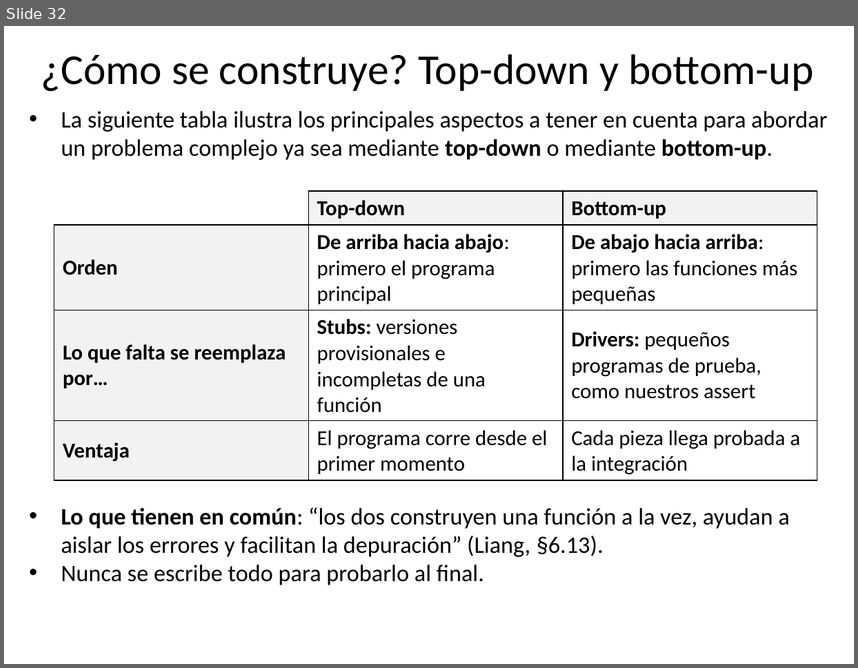
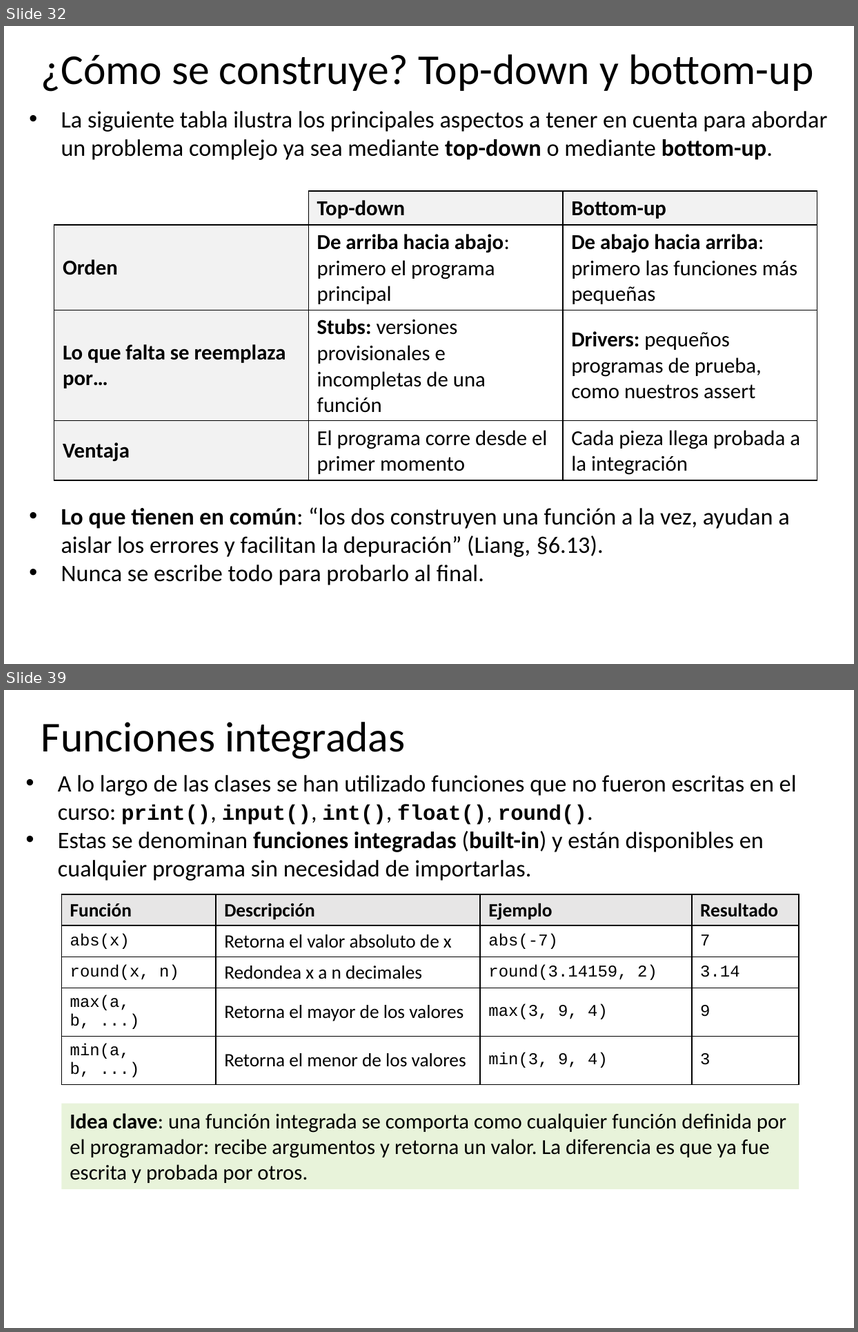
Before and after one commit to algoritmos-UdeA/logica1-20262, a slide deck: clases/10/teoria/clase-10.pptx. Shown one above the other, each under a label of ours: slide 32 before the commit, slides 32 and 39 after it; the slides between them are not shown. The pictures are 858x668 and 858x1332 pixels, drawn with LibreOffice and Linux fonts; fonts in the diff are those of the drawing. Boxes give left, top, right and bottom in pixels: in the first picture for what was removed or moved away, otherwise in the second. Text is boxed around its words. In the diff, an @@ line names an element or a change of style, - is before the commit and + after.

```diff
--- a/clases/10/teoria/clase-10.pptx
+++ b/clases/10/teoria/clase-10.pptx
@@ slide 39 added at bbox=[4, 690, 854, 1328], background #FFFFFF @@
@@ title added at bbox=[41, 722, 405, 759], 36 pt, text #000000 @@
+Funciones integradas
@@ text added at bbox=[58, 775, 797, 880], 20 pt, text #000000 @@
+• A lo largo de las clases se han utilizado funciones que no fueron escritas en el curso: print(), input(), int(), float(), round().
+• Estas se denominan funciones integradas (built-in) y están disponibles en cualquier programa sin necesidad de importarlas.
@@ table added at bbox=[62, 894, 799, 1080], 5 rows, 4 columns @@
+Función | Descripción | Ejemplo | Resultado
+abs(x) | Retorna el valor absoluto de x | abs(-7) | 7
+round(x, n) | Redondea x a n decimales | round(3.14159, 2) | 3.14
+max(a, b, ...) | Retorna el mayor de los valores | max(3, 9, 4) | 9
+min(a, b, ...) | Retorna el menor de los valores | min(3, 9, 4) | 3
@@ rectangle added at bbox=[62, 1103, 800, 1189], fill #E8F3DA, 18 pt, text #000000 @@
+Idea clave: una función integrada se comporta como cualquier función definida por el programador: recibe argumentos y retorna un valor. La diferencia es que ya fue escrita y probada por otros.
```
Also in this commit, not shown: 4 slides changed, 13 other slides added, 1 slide removed.
